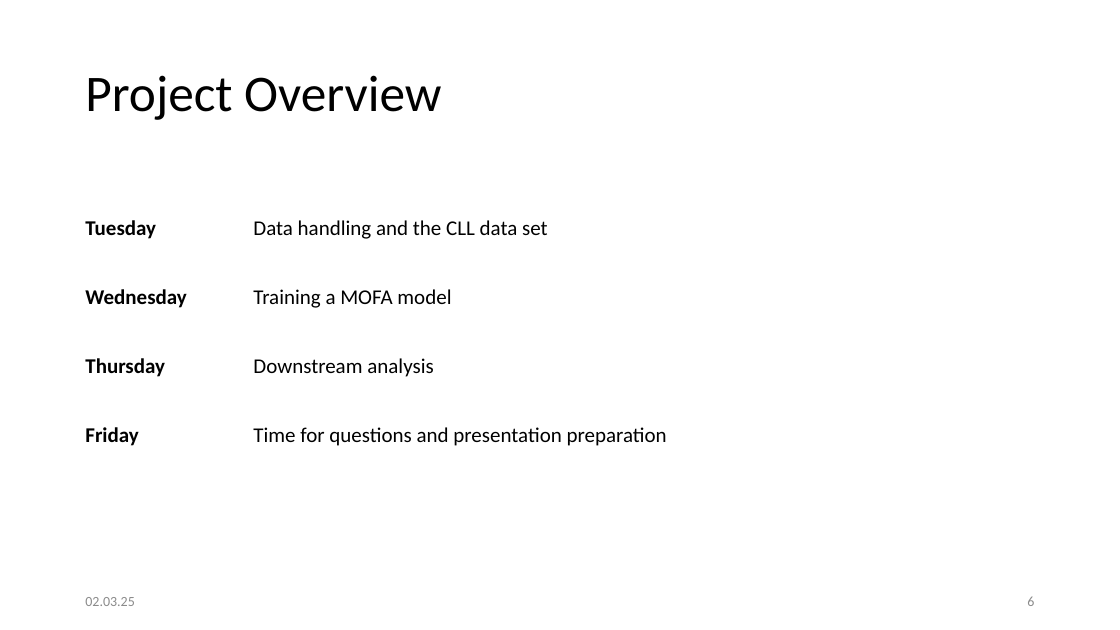
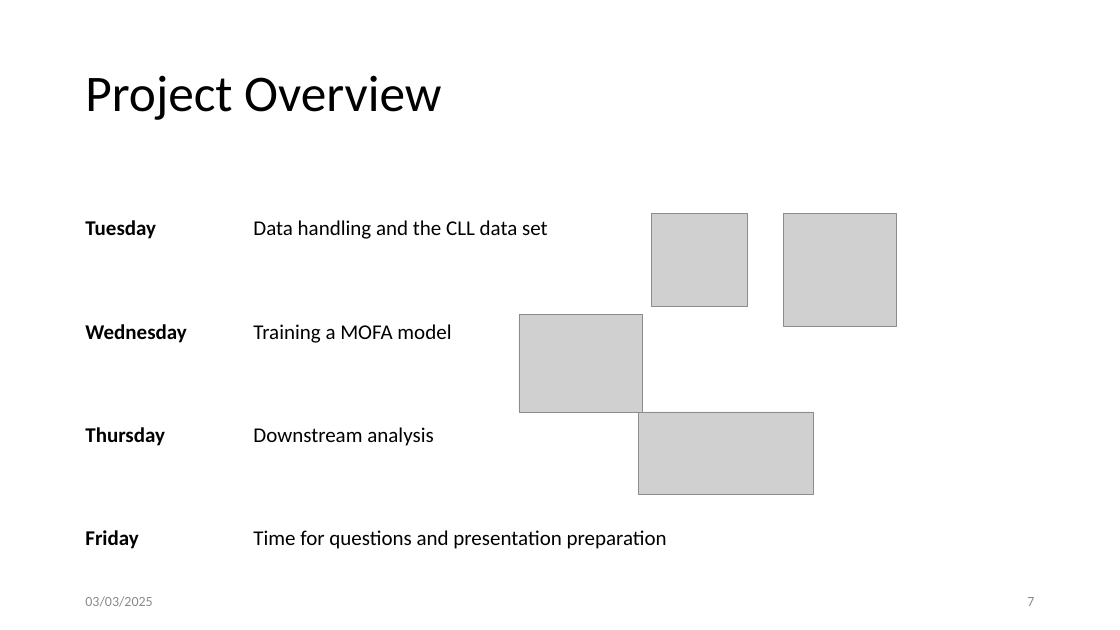
Before and after one commit to penelopenelope/ebi_mofa_workshop_precision_medicine, a slide deck: slide 8 of presentation.pptx (slide 7 before the commit). Drawn at 1120x630 pixels with LibreOffice and Linux fonts; fonts in the diff are those of the drawing; grey boxes stand for pictures. Boxes give left, top, right and bottom in pixels: in the first picture for what was removed or moved away, otherwise in the second. Text is boxed around its words. In the diff, an @@ line names an element or a change of style, - is before the commit and + after.

```diff
--- a/presentation.pptx
+++ b/presentation.pptx
@@ text "Tuesday Data handling and the ..." rewrapped from (x1=85, y1=220, x2=667, y2=446) to (x1=85, y1=220, x2=667, y2=549) @@
@@ picture added at (x1=652, y1=213, x2=748, y2=307) @@
@@ picture added at (x1=784, y1=213, x2=897, y2=327) @@
@@ picture added at (x1=519, y1=314, x2=643, y2=412) @@
@@ picture added at (x1=639, y1=412, x2=814, y2=494) @@
@@ text at (x1=85, y1=596, x2=152, y2=607): text changed @@
-02.03.25
+03/03/2025
@@ page number at (x1=1027, y1=597, x2=1034, y2=606): text changed @@
-6
+7
```
Also in this commit, not shown: 24 other slides changed, 4 slides added, 8 slides removed, 1 other file.
